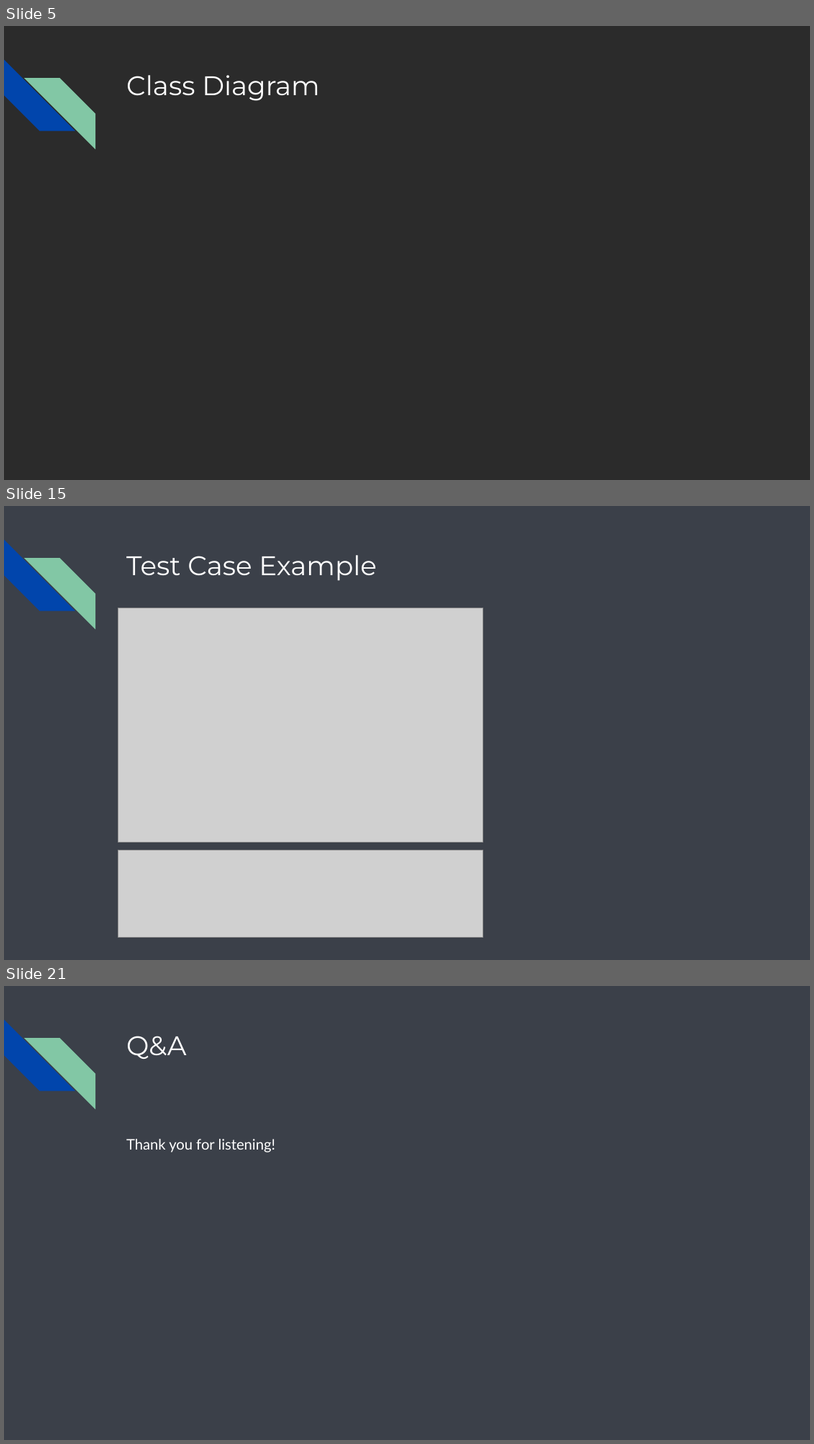
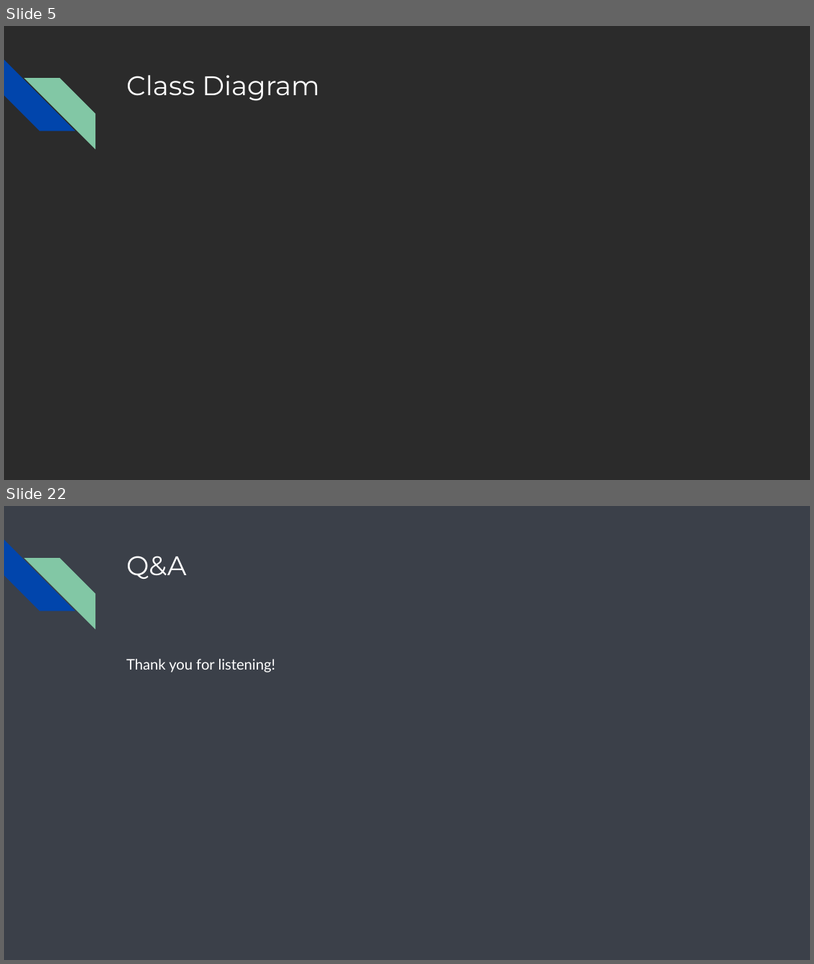
Before and after one commit to abitabir/BenefitsApplyTool, a slide deck: BenefitsApplyTool/src/main/java/com/ssp/benefitsapplytool/resources/Benefits Apply Tool.pptx. Shown one above the other, each under a label of ours: slides 5, 15 and 21 before the commit, slides 5 and 22 after it; the slides between them are not shown. The pictures are 814x1444 and 814x964 pixels, drawn with LibreOffice and Linux fonts; fonts in the diff are those of the drawing; grey boxes stand for pictures; background and template pictures are left out; a plain dark background stands for a picture behind light text. Boxes give left, top, right and bottom in pixels: in the first picture for what was removed or moved away, otherwise in the second. Text is boxed around its words. In the diff, an @@ line names an element or a change of style, - is before the commit and + after.

```diff
--- a/BenefitsApplyTool/src/main/java/com/ssp/benefitsapplytool/resources/Benefits Apply Tool.pptx
+++ b/BenefitsApplyTool/src/main/java/com/ssp/benefitsapplytool/resources/Benefits Apply Tool.pptx
@@ slide 15 removed at (4, 506, 810, 960), background #1B212C at 86% opacity; not listed: 2 template elements that a slide beside it also shows @@
@@ title removed at (126, 555, 377, 581) @@
-Test Case Example
@@ picture removed at (118, 608, 483, 842) @@
@@ picture removed at (118, 849, 483, 937) @@
@@ what was slide 21 is now slide 22 @@
```
Also in this commit, not shown: 9 slides changed, 10 slides added, 8 other slides removed, 25 other files.
